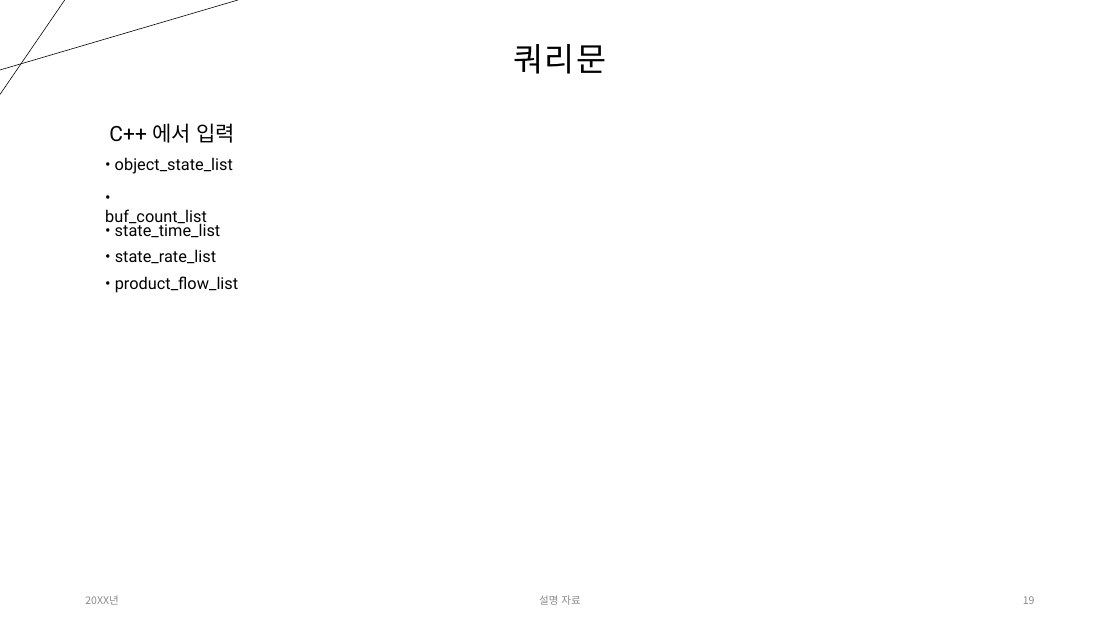
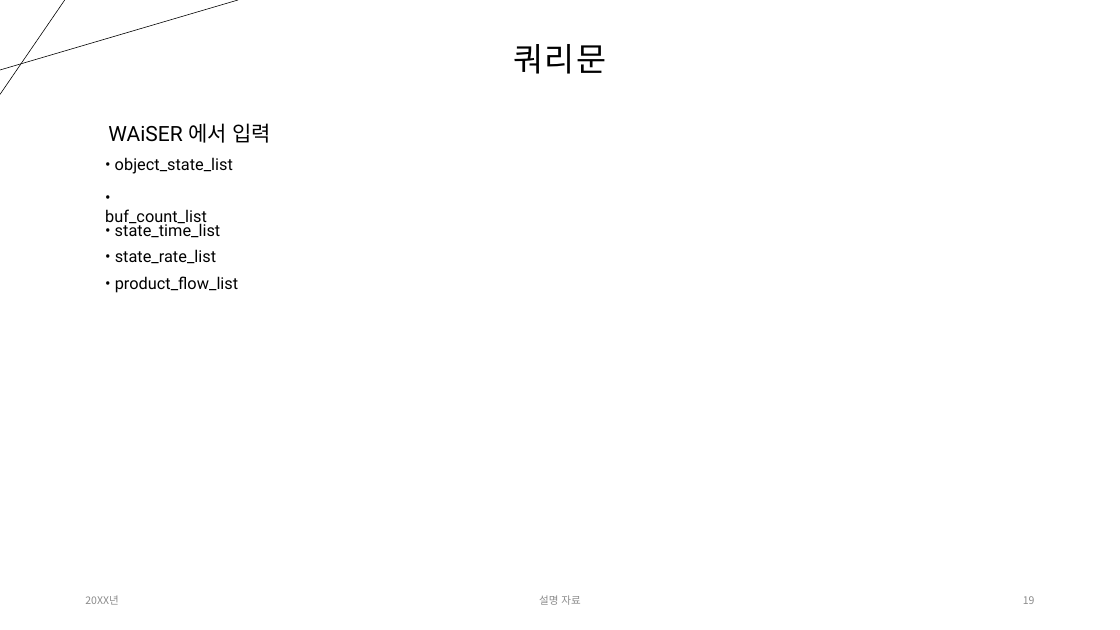
Before and after one commit to Tentailsahri/DT_FINAL_Project, a slide deck: slide 19 of 문서/시나리오에 따른 공정 시뮬레이션 발표 - 오영택.pptx. Drawn at 1120x630 pixels with LibreOffice and Linux fonts; fonts in the diff are those of the drawing. Boxes give left, top, right and bottom in pixels: in the first picture for what was removed or moved away, otherwise in the second. Text is boxed around its words. In the diff, an @@ line names an element or a change of style, - is before the commit and + after.

```diff
--- a/문서/시나리오에 따른 공정 시뮬레이션 발표 - 오영택.pptx
+++ b/문서/시나리오에 따른 공정 시뮬레이션 발표 - 오영택.pptx
@@ text at <box>108,123,272,143</box>: text changed; font Noto Sans CJK KR to Roboto @@
-C++ 에서 입력
+WAiSER 에서 입력
```
Also in this commit, not shown: 5 other slides changed.
